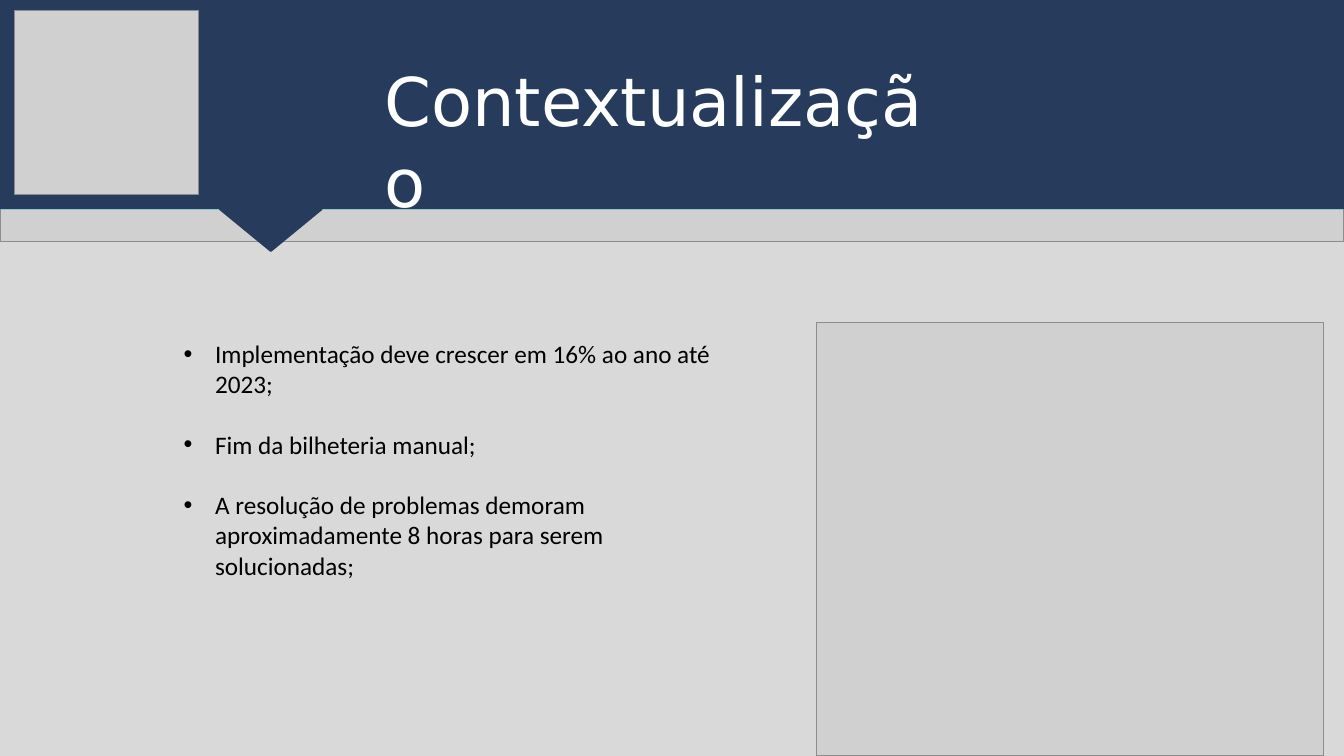
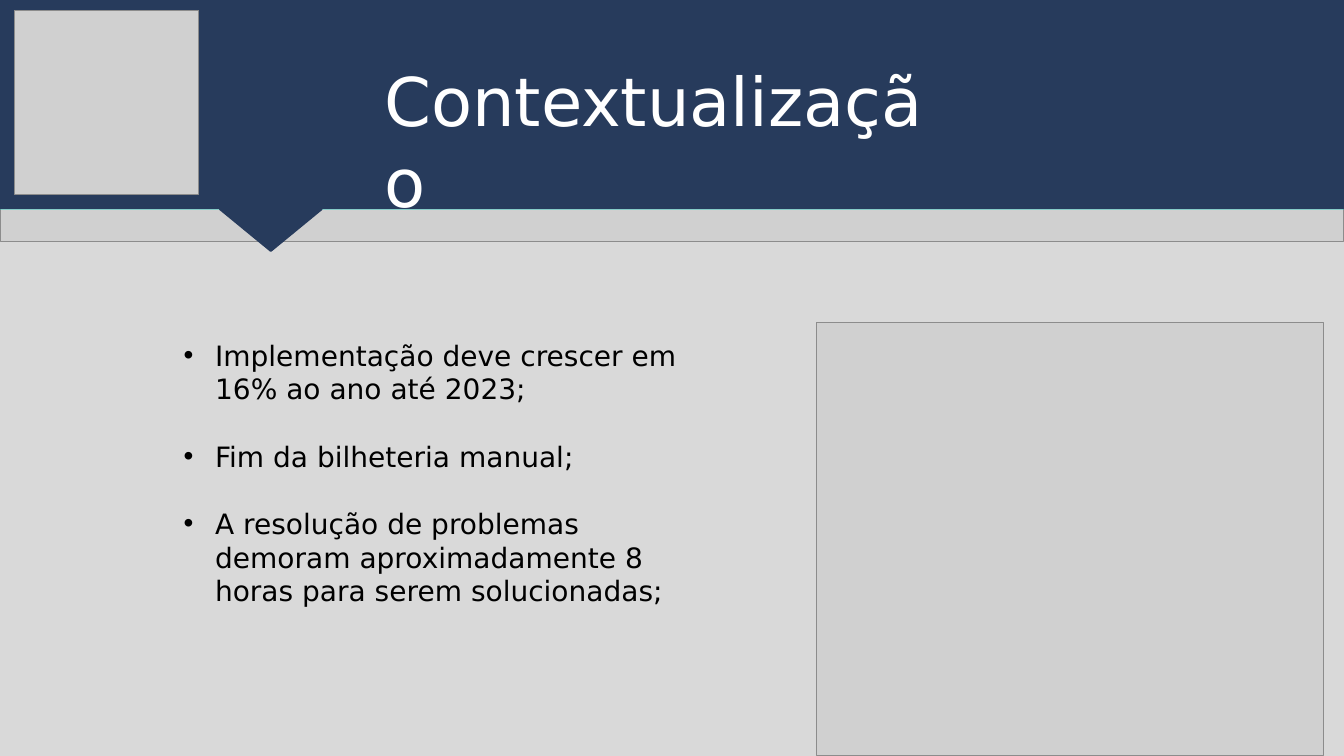
Before and after one commit to leticia-NCosta/TotemSystem, a slide deck: slide 3 of Apresentação para Sprint/Sprint 3/Slide sprint 3 grupo9 .pptx. Drawn at 1344x756 pixels with LibreOffice and Linux fonts; fonts in the diff are those of the drawing; grey boxes stand for pictures. Boxes give left, top, right and bottom in pixels: in the first picture for what was removed or moved away, otherwise in the second. Text is boxed around its words. In the diff, an @@ line names an element or a change of style, - is before the commit and + after.

```diff
--- a/Apresentação para Sprint/Sprint 3/Slide sprint 3 grupo9 .pptx
+++ b/Apresentação para Sprint/Sprint 3/Slide sprint 3 grupo9 .pptx
@@ text "Implementação deve crescer em 16% ..." at bbox=[215, 344, 677, 607]: size 18 to 20 pt, font Calibri to DejaVu Sans @@
```
Also in this commit, not shown: 2 other slides changed.
